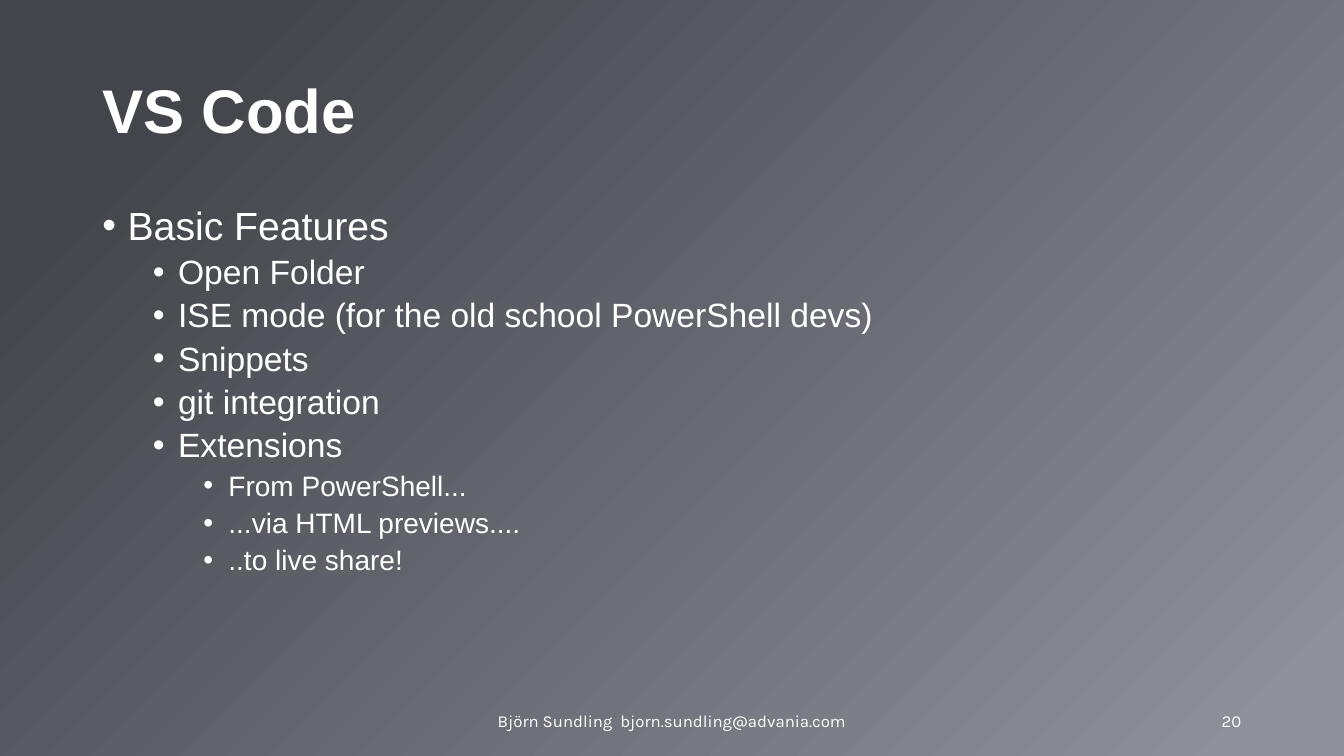
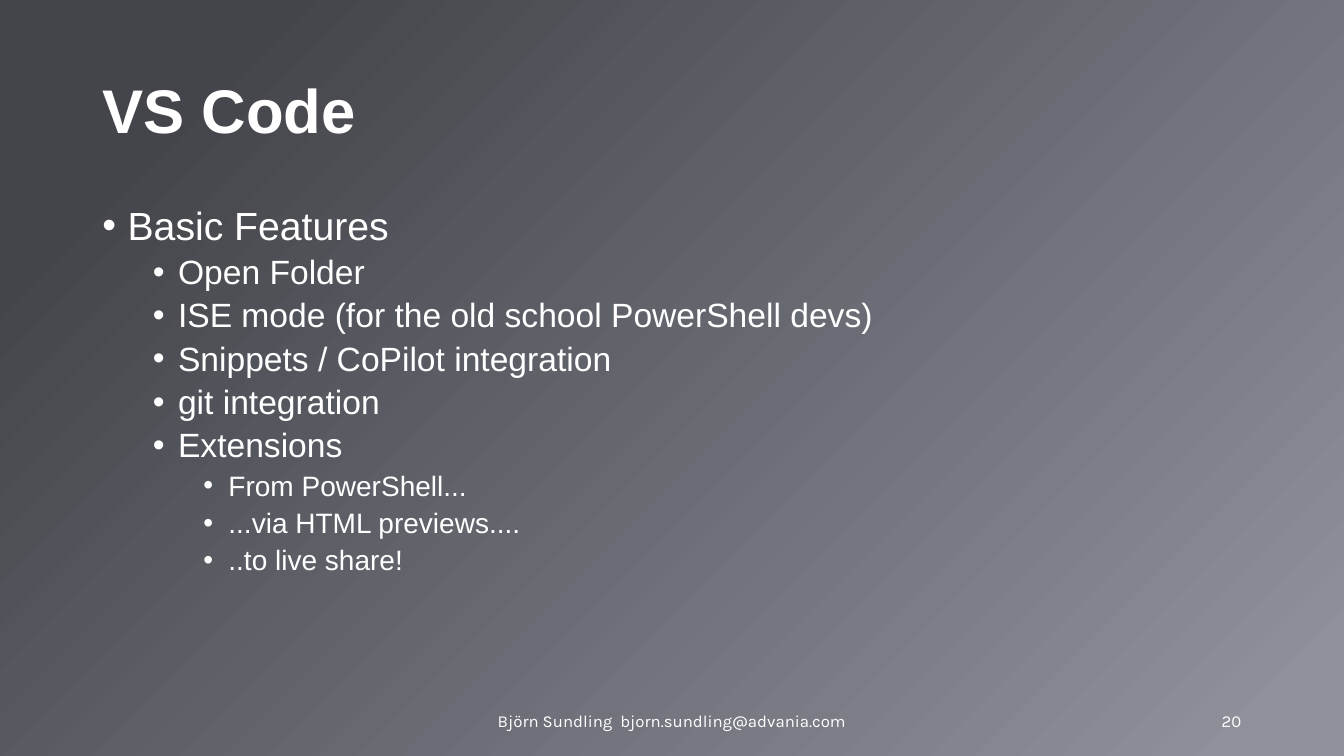
Before and after one commit to bjompen/PowerShellAdvancedFundamentals, a slide deck: slide 20 of PowerShell Advanced Fundamentals.pptx. Drawn at 1344x756 pixels with LibreOffice and Linux fonts; fonts in the diff are those of the drawing; background and template pictures are left out. Boxes give left, top, right and bottom in pixels: in the first picture for what was removed or moved away, otherwise in the second. Text is boxed around its words. In the diff, an @@ line names an element or a change of style, - is before the commit and + after.

```diff
--- a/PowerShell Advanced Fundamentals.pptx
+++ b/PowerShell Advanced Fundamentals.pptx
@@ text at (x1=178, y1=346, x2=611, y2=378): text changed @@
-  • Snippets
+  • Snippets / CoPilot integration
```
Also in this commit, not shown: 3 other slides changed.
